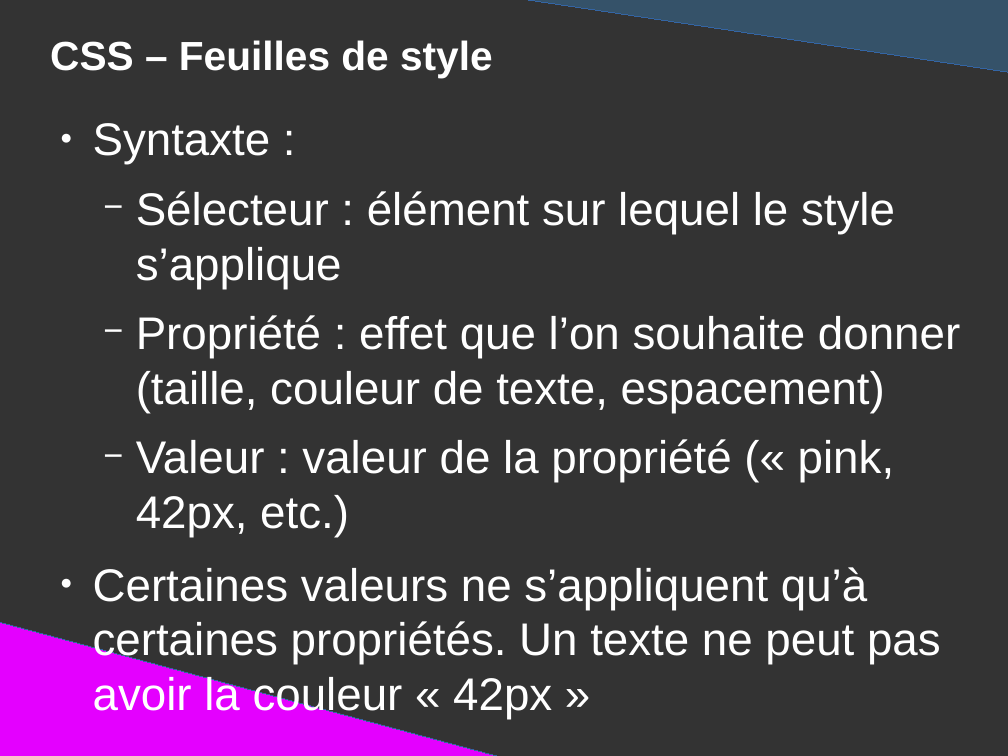
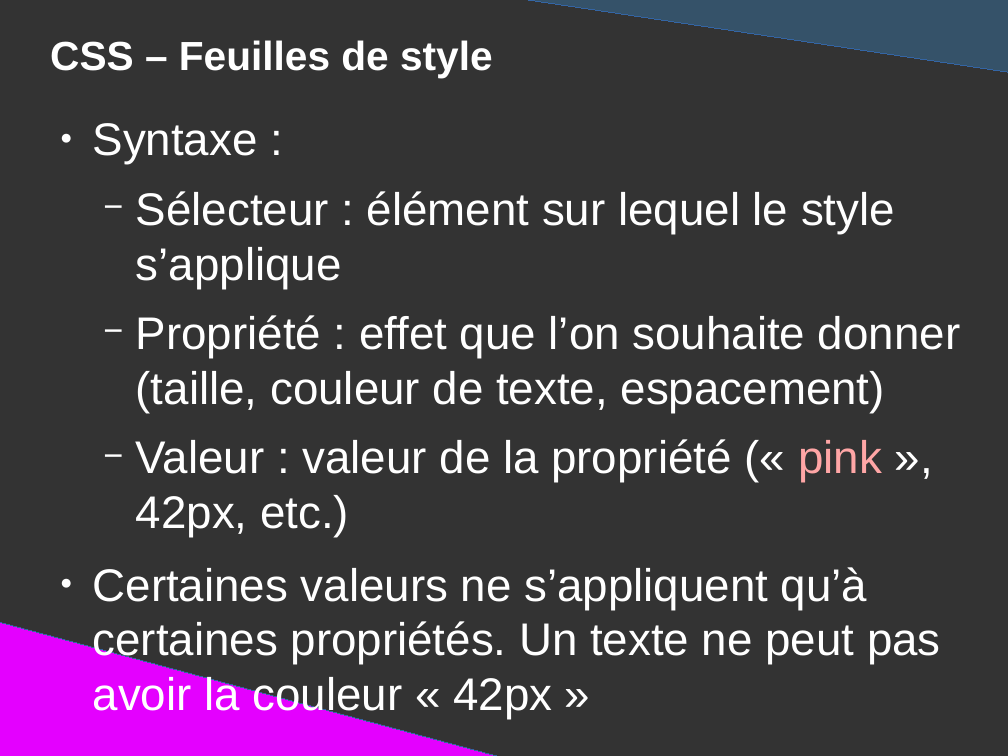
Before and after one commit to DanYellow/presentations, a slide deck: slide 41 of mmi/html/presentation.odp (slide 40 before the commit). Drawn at 1008x756 pixels with LibreOffice and Linux fonts; fonts in the diff are those of the drawing. Boxes give left, top, right and bottom in pixels: in the first picture for what was removed or moved away, otherwise in the second. Text is boxed around its words. In the diff, an @@ line names an element or a change of style, - is before the commit and + after.

```diff
--- a/mmi/html/presentation.odp
+++ b/mmi/html/presentation.odp
@@ text at (93, 123, 258, 165): text changed @@
-● Syntaxte :
+● Syntaxe :
@@ text at (136, 439, 882, 537): text changed @@
-  − Valeur : valeur de la propriété (« pink, 42px, etc.)
+  − Valeur : valeur de la propriété (« pink », 42px, etc.)
```
Also in this commit, not shown: 19 other slides changed, 2 slides added, 2 other files.
